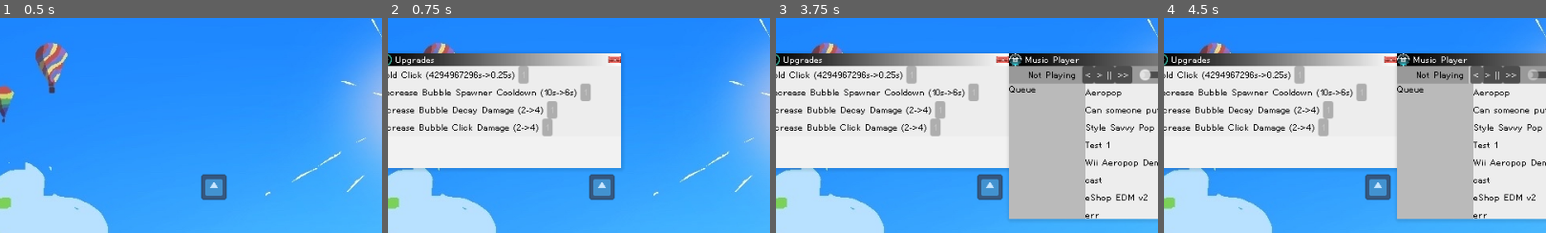
Above: before the commit, frames 1-4 (left to right).
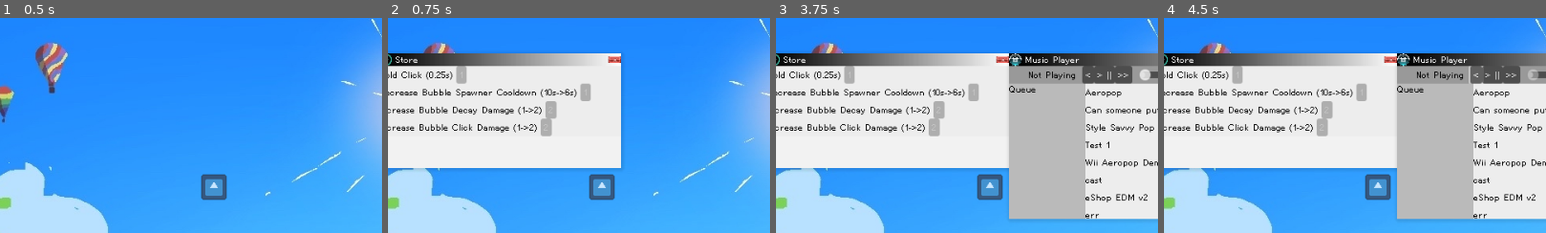
Above: after the commit, the same moments.

Repository: Kipuru/incremental-game
Game: Godot game, scene res://Game/Root/main_game.tscn
Same seed, same stepped clock (60 frames per second), same inputs: the game is played once before the commit and once after it. The engine's default icon, where the game draws it, is replaced by a stand-in: a white triangle on a blue panel in a dark square.
Inputs (mouse positions are % of the whole screen's width and height, from its top left):
- Up to frame 1 (0.5 s): no input
- Up to frame 2 (0.75 s): click (44, 97) at 0.5 s
- Up to frame 3 (3.75 s): click (44, 97) at 1.25 s; click (44, 97) at 2 s; click (56, 97) at 2.75 s; click (50, 97) at 3.5 s
- Up to frame 4 (4.5 s): click "<" at 4.25 s
The pictures show only the part of the screen within x 22-72%, y 11-61%; the shares and areas given below are measured in that part.

Frame 1 is identical in both runs. In frame 2, 1.3% of the frame differs, in the area x 2-45%, y 17-56%; in frame 3, 1.3%; in frame 4, 1.3%.

Commit message:
Flexible purchases (#5)
* Rename upgrade -> store

* Rename dir Lookup-> Data

* New WrappedInteger class

* Update prestige points

* PurchaseableItems

* Update store

* Adjust for new format

Diff:
--- a/Game/Autoloads/click_manager.gd
+++ b/Game/Autoloads/click_manager.gd
@@ -10,17 +10,22 @@
 
 func _ready() -> void:
 	_hold_click_cooldown = _get_hold_click_cooldown_duration()
-	GameState.hold_click_cooldown_tier_updated.connect(func (_value: int):
+	GameState.hold_click_tier.updated.connect(func (_value: int):
 		_hold_click_cooldown = _get_hold_click_cooldown_duration()
-		print(_hold_click_cooldown)
 	)
 
 func _process(delta: float) -> void:
+	# upgrade not purchased yet
+	if _hold_click_cooldown < 0:
+		return
+
+	# click is ready
 	if _hold_click_cooldown == 0.:
 		if _mouse_left_down:
 			_handle_left_hold_click()
 		return
 
+	# tick cooldown
 	_hold_click_cooldown -= delta
 	if _hold_click_cooldown < 0.:
 		_hold_click_cooldown = 0.
@@ -73,9 +78,10 @@
 		_hovered_bubble.handle_mouse_right_click()
 
 func _get_hold_click_cooldown_duration() -> float:
-	var tier = GameState.hold_click_cooldown_tier
-	var lua = UpgradeLookup.hold_click_cooldown_lua
-	return UpgradeLookup.value_lookup(tier, lua)
+	var value = PurchaseableItems.hold_click.value
+	if value == null:
+		return -9999
+	return value
 
 func register_hovered(item):
 	if item is GameWindow:
--- a/Game/Autoloads/debug_helper.gd
+++ b/Game/Autoloads/debug_helper.gd
@@ -52,6 +52,12 @@
 		var value = GameState.get(var_name)
 		if value == null:
 			continue
+
+		if value is WrappedInteger:
+			text += var_name + ":  " + str(value.v)
+			text += "\n"
+			continue
+
 		text += var_name + ":  " + str(value)
 		text += "\n"
 
--- a/Game/Autoloads/game_state.gd
+++ b/Game/Autoloads/game_state.gd
@@ -16,6 +16,7 @@
 var water_fill_ratio := 0.
 var bubble_fill_ratio := 0.
 
+
 # *** currencies ***
 func increase_bubblebucks(amount: int) -> void:
 	_bubblebucks += amount
@@ -33,6 +34,7 @@
 		bubblebucks_updated.emit(value)
 var _total_bubblebucks := 0
 signal bubblebucks_updated(value: int)
+
 
 func increase_icon_guys(amount: int) -> void:
 	_total_icon_guys += amount
@@ -54,40 +56,38 @@
 		icon_guys_updated.emit(value)
 signal icon_guys_updated(value: int)
 
-# *** upgrades ***
-var hold_click_cooldown_tier := 0:
+
+func increase_prestige_points(amount: int) -> void:
+	_total_prestige_points += amount
+	_update_prestige_points()
+func update_used_prestige_points(amount: int) -> void:
+	_used_prestige_points += amount
+	assert(_used_prestige_points <= _total_prestige_points)
+	_update_prestige_points()
+func get_prestige_points() -> int:
+	return _icon_guys
+func _update_prestige_points() -> void:
+	_prestige_points = _total_prestige_points - _used_prestige_points
+
+var _total_prestige_points := 0
+var _used_prestige_points := 0
+var _prestige_points := 0:
 	set(value):
-		hold_click_cooldown_tier = value
-		hold_click_cooldown_tier_updated.emit(value)
-signal hold_click_cooldown_tier_updated(value: int)
+		_prestige_points = value
+		prestige_points_updated.emit(value)
+signal prestige_points_updated(value: int)
 
-var bubble_spawner_cooldown_tier := 0:
-	set(value):
-		bubble_spawner_cooldown_tier = value
-		bubble_spawner_cooldown_tier_updated.emit(value)
-signal bubble_spawner_cooldown_tier_updated(value: int)
-
-var bubble_decay_damage_tier := 0:
-	set(value):
-		bubble_decay_damage_tier = value
-		bubble_decay_damage_tier_updated.emit(value)
-signal bubble_decay_damage_tier_updated(value: int)
-
-var bubble_click_damage_tier := 0:
-	set(value):
-		bubble_click_damage_tier = value
-		bubble_click_damage_tier_updated.emit(value)
-signal bubble_click_damage_tier_updated(value: int)
 
 # *** progression ***
-var prestiege_points := 0:
-	set(value):
-		prestiege_points = value
-		prestiege_points_updated.emit(value)
-signal prestiege_points_updated(value: int)
-
 var stage := 0:
 	set(value):
 		stage = value
 		stage_updated.emit(value)
 signal stage_updated(value: int)
+
+
+# *** purchases ***
+var hold_click_tier := WrappedInteger.new(0)
+var bubble_spawner_cooldown_tier := WrappedInteger.new(0)
+var bubble_decay_damage_tier := WrappedInteger.new(0)
+var bubble_click_damage_tier := WrappedInteger.new(0)
--- /dev/null
+++ b/Game/Data/purchaseable_item.gd
@@ -0,0 +1,117 @@
+class_name PurchaseableItem
+
+const MAX_INT = 9223372036854775807
+enum Currency {BUBBLE_BUCK, ICON_GUY, PRESTIGE}
+
+signal purchased
+signal currency_updated(value: int)
+
+# readonly vars
+# setters do nothing
+var name: String:
+	get():
+		return _name
+	set(value):
+		return
+var currency: Currency:
+	get():
+		return _currency
+	set(value):
+		return
+var unit: String:
+	get():
+		return _unit
+	set(value):
+		return
+var tier: WrappedInteger:
+	get():
+		return _tier
+	set(value):
+		return
+var cost: int:
+	get():
+		if (is_maxed()):
+			return MAX_INT
+		return _costs[_tier.v]
+	set(value):
+		return
+var value: Variant:
+	get():
+		return _values[_tier.v]
+	set(value):
+		return
+var next_value: Variant:
+	get():
+		if (is_maxed()):
+			return null
+		return _values[_tier.v + 1]
+	set(value):
+		return
+
+# private vars
+var _name: String
+var _currency: Currency
+var _unit: String
+var _tier: WrappedInteger
+var _max_tier: int
+var _costs: Array[int]
+var _values: Array[Variant] # first item contains initial value, null if there is none
+
+@warning_ignore("shadowed_variable")
+func _init(
+	name: String, currency: Currency, unit: String, tier: WrappedInteger,
+	costs: Array[int], values: Array[Variant]
+) -> void:
+	assert(costs.size() == values.size() - 1)
+
+	_name = name
+	_currency = currency
+	_unit = unit
+	_tier = tier
+	_max_tier = costs.size()
+	_costs = costs
+	_values = values
+
+	_connect_currency_updated()
+
+func is_maxed() -> bool:
+	return _tier.v == _max_tier
+
+func can_purchase() -> bool:
+	if (is_maxed()):
+		return false
+
+	match _currency:
+		Currency.BUBBLE_BUCK:
+			return GameState.get_bubblebucks() >= cost
+		Currency.ICON_GUY:
+			return GameState.get_icon_guys() >= cost
+		_:
+			return GameState.get_prestige_points() >= cost
+
+func purchase() -> void:
+	assert(can_purchase())
+
+	match _currency:
+		Currency.BUBBLE_BUCK:
+			GameState.decrease_bubblebucks(cost)
+		Currency.ICON_GUY:
+			GameState.increase_occupied_icon_guys(cost)
+		Currency.PRESTIGE:
+			GameState.update_used_prestige_points(cost)
+
+	_tier.v += 1
+
+	purchased.emit()
+
+func _on_currency_updated(amount: int):
+	currency_updated.emit(amount)
+
+func _connect_currency_updated() -> void:
+	match _currency:
+		Currency.BUBBLE_BUCK:
+			GameState.bubblebucks_updated.connect(_on_currency_updated)
+		Currency.ICON_GUY:
+			GameState.icon_guys_updated.connect(_on_currency_updated)
+		Currency.PRESTIGE:
+			GameState.prestige_points_updated.connect(_on_currency_updated)
--- /dev/null
+++ b/Game/Data/purchaseable_items.gd
@@ -0,0 +1,34 @@
+@abstract class_name PurchaseableItems
+
+static var hold_click = PurchaseableItem.new(
+	"Hold Click",
+	PurchaseableItem.Currency.BUBBLE_BUCK,
+	"s",
+	GameState.hold_click_tier,
+	[1],
+	[null, 0.25]
+)
+static var bubble_spawner_cooldown = PurchaseableItem.new(
+	"Decrease Bubble Spawner Cooldown",
+	PurchaseableItem.Currency.BUBBLE_BUCK,
+	"s",
+	GameState.bubble_spawner_cooldown_tier,
+	[1,  2, 3, 4, 5, 6,   7,   8,   9],
+	[10, 6, 4, 2, 1, 0.5, 0.4, 0.3, 0.2, 0.1]
+)
+static var bubble_decay_damage = PurchaseableItem.new(
+	"Increase Bubble Decay Damage",
+	PurchaseableItem.Currency.BUBBLE_BUCK,
+	"",
+	GameState.bubble_decay_damage_tier,
+	[2, 4, 6, 8, 10, 12, 14, 16, 18],
+	[1, 2, 3, 4, 5,  6,  7,  8,  9, 10]
+)
+static var bubble_click_damage = PurchaseableItem.new(
+	"Increase Bubble Click Damage",
+	PurchaseableItem.Currency.BUBBLE_BUCK,
+	"",
+	GameState.bubble_click_damage_tier,
+	[2, 4, 6, 8, 10, 12, 14, 16, 18],
+	[1, 2, 3, 4, 5,  6,  7,  8,  9, 10]
+)
--- /dev/null
+++ b/Game/Data/wrapped_integer.gd
@@ -0,0 +1,13 @@
+# Wrapper class for int so we can store and pass by reference
+# Supports observer pattern for updates
+class_name WrappedInteger
+
+signal updated(value: int)
+
+var v: int:
+	set(value):
+		v = value
+		updated.emit(value)
+
+func _init(x):
+	v = x
--- a/Game/Gameplay/bubble.gd
+++ b/Game/Gameplay/bubble.gd
@@ -40,7 +40,7 @@
 	ClickManager.unregister_hovered(self)
 
 func _on_decay_timer_timeout() -> void:
-	deal_decay_damage()
+	deal_damage(PurchaseableItems.bubble_decay_damage.value)
 
 func _notification(what):
 	if what == NOTIFICATION_PREDELETE:
@@ -48,7 +48,7 @@
 
 func handle_mouse_left_click():
 	handle_mouse_right_click()
-	deal_click_damage()
+	deal_damage(PurchaseableItems.bubble_click_damage.value)
 
 func handle_mouse_right_click():
 	var mouse_pos = get_global_mouse_position()
@@ -62,13 +62,13 @@
 	if collider is not Bubble:
 		return
 
-	hurt(BOUNCE_DAMAGE)
+	deal_damage(BOUNCE_DAMAGE)
 
 func bounce(collision: KinematicCollision2D) -> void:
 	var bounced = velocity.bounce(collision.get_normal())
 	velocity = bounced
 
-func hurt(damage: int):
+func deal_damage(damage: int):
 	health -= damage
 	if health <= 0:
 		handle_pop()
@@ -90,18 +90,6 @@
 
 	queue_free()
 
-func deal_click_damage():
-	var tier = GameState.bubble_click_damage_tier
-	var lua = UpgradeLookup.bubble_click_damage_lua
-	var damage = UpgradeLookup.value_lookup(tier, lua)
-	hurt(damage)
-
-func deal_decay_damage():
-	var tier = GameState.bubble_decay_damage_tier
-	var lua = UpgradeLookup.bubble_decay_damage_lua
-	var damage = UpgradeLookup.value_lookup(tier, lua)
-	hurt(damage)
-
 func shake(magnitude: float) -> void:
 	var duration := 0.1
 	var interval := 0.02
--- a/Game/Gameplay/bubble_spawner.gd
+++ b/Game/Gameplay/bubble_spawner.gd
@@ -34,9 +34,7 @@
 		cooldown = 0.
 
 func _get_cooldown_duration() -> float:
-	var tier = GameState.bubble_spawner_cooldown_tier
-	var lua = UpgradeLookup.bubble_spawner_cooldown_lua
-	return UpgradeLookup.value_lookup(tier, lua)
+	return PurchaseableItems.bubble_spawner_cooldown.value
 
 func handle_mouse_left_click() -> void:
 	if cooldown == 0.:
--- a/Game/Gameplay/water_overlay.gd
+++ b/Game/Gameplay/water_overlay.gd
@@ -46,5 +46,5 @@
 	return float(delta) / EVALUATE_DURATION
 
 func on_fill():
-	GameState.prestiege_points += 1
-	threshold = PrestigeLookup.rate_lookup(GameState.prestiege_points)
+	GameState.increase_prestige_points(1)
+	threshold = PrestigeLookup.rate_lookup(GameState.prestige_points)
--- a/Game/Lookup/upgrade_lookup.gd
+++ /dev/null
@@ -1,71 +0,0 @@
-# Helper class for looking up values for upgrades
-# Lookup arrays (luas) contain subarrays with format: [value, cost]
-@abstract class_name UpgradeLookup
-
-const VALUE_INDEX = 0
-const COST_INDEX = 1
-
-# Safe lookup functions to prevent out of bounds errors
-static func value_lookup(tier: int, lookup_array: Array) -> Variant:
-	if tier < 0:
-		return lookup_array[0][VALUE_INDEX]
-	if tier >= lookup_array.size():
-		var last_index = lookup_array.size() - 1
-		return lookup_array[last_index][VALUE_INDEX]
-	return lookup_array[tier][VALUE_INDEX]
-static func cost_lookup(tier: int, lookup_array: Array) -> Variant:
-	if tier < 0:
-		return lookup_array[0][COST_INDEX]
-	if tier >= lookup_array.size():
-		var last_index = lookup_array.size() - 1
-		return lookup_array[last_index][COST_INDEX]
-	return lookup_array[tier][COST_INDEX]
-
-static var hold_click_cooldown_name = "Hold Click"
-static var hold_click_cooldown_unit = "s"
-static var hold_click_cooldown_lua = [
-	[2**32, 1],
-	[0.25, 2]
-]
-static var bubble_spawner_cooldown_name = "Decrease Bubble Spawner Cooldown"
-static var bubble_spawner_cooldown_unit = "s"
-static var bubble_spawner_cooldown_lua = [
-	[10, 1],
-	[6, 2],
-	[4, 3],
-	[2, 4],
-	[1, 5],
-	[0.5, 6],
-	[0.4, 7],
-	[0.3, 8],
-	[0.2, 9],
-	[0.1, 10],
-]
-static var bubble_decay_damage_name = "Increase Bubble Decay Damage"
-static var bubble_decay_damage_unit = ""
-static var bubble_decay_damage_lua = [
-	[2, 1],
-	[4, 2],
-	[6, 3],
-	[8, 4],
-	[10, 5],
-	[12, 6],
-	[14, 7],
-	[16, 8],
-	[18, 9],
-	[20, 10]
-]
-static var bubble_click_damage_name = "Increase Bubble Click Damage"
-static var bubble_click_damage_unit = ""
-static var bubble_click_damage_lua = [
-	[2, 1],
-	[4, 2],
-	[6, 3],
-	[8, 4],
-	[10, 5],
-	[12, 6],
-	[14, 7],
-	[16, 8],
-	[18, 9],
-	[20, 10]
-]
--- a/Game/Root/main_game.tscn
+++ b/Game/Root/main_game.tscn
@@ -62,7 +62,7 @@
 wait_time = 0.25
 
 [node name="Taskbar" parent="Underlay" node_paths=PackedStringArray("upgrades_window", "music_window") instance=ExtResource("6_nqh8o")]
-upgrades_window = NodePath("../../Windows/UpgradesWindow")
+upgrades_window = NodePath("../../Windows/StoreWindow")
 music_window = NodePath("../../Windows/MusicPlayerWindow")
 
 [node name="Bubbles" type="Node2D" parent="."]
@@ -93,11 +93,11 @@
 
 [node name="Windows" type="Node2D" parent="."]
 
-[node name="UpgradesWindow" parent="Windows" instance=ExtResource("5_ruc4l")]
+[node name="StoreWindow" parent="Windows" instance=ExtResource("5_ruc4l")]
 visible = false
 position = Vector2(-280, -168)
 window_icon = "uid://dv0l1mpllt0un"
-title = "Upgrades"
+title = "Store"
 scene_to_load = "uid://b5xi2ilu6u1g6"
 initial_size = Vector2(304, 128)
 minimum_size = Vector2(304, 128)
--- /dev/null
+++ b/Game/UI/Store/store_interface.gd
@@ -0,0 +1,31 @@
+extends PanelContainer
+
+const store_item_scene: PackedScene = preload("uid://1vu12efbt1f1")
+@onready var container: Control = %StoreItems
+
+func _ready() -> void:
+	add_items()
+
+func create_store_item() -> StoreItem:
+	var instance = store_item_scene.instantiate()
+	assert(instance is StoreItem)
+	return instance
+
+func add_items() -> void:
+	var item: StoreItem
+
+	item = create_store_item()
+	item.init(PurchaseableItems.hold_click)
+	container.add_child(item)
+
+	item = create_store_item()
+	item.init(PurchaseableItems.bubble_spawner_cooldown)
+	container.add_child(item)
+
+	item = create_store_item()
+	item.init(PurchaseableItems.bubble_decay_damage)
+	container.add_child(item)
+
+	item = create_store_item()
+	item.init(PurchaseableItems.bubble_click_damage)
+	container.add_child(item)
--- /dev/null
+++ b/Game/UI/Store/store_interface.tscn
@@ -0,0 +1,21 @@
+[gd_scene load_steps=4 format=3 uid="uid://b5xi2ilu6u1g6"]
+
+[ext_resource type="Theme" uid="uid://cypdfrldw1wws" path="res://Themes/music_interface_theme.tres" id="1_11m13"]
+[ext_resource type="Script" uid="uid://by7pv62rv5ixb" path="res://Game/UI/Store/store_interface.gd" id="2_l8eww"]
+
+[sub_resource type="StyleBoxFlat" id="StyleBoxFlat_t5fco"]
+bg_color = Color(0.95, 0.95, 0.95, 1)
+
+[node name="StoreInterface" type="PanelContainer"]
+anchors_preset = 15
+anchor_right = 1.0
+anchor_bottom = 1.0
+grow_horizontal = 2
+grow_vertical = 2
+theme = ExtResource("1_11m13")
+theme_override_styles/panel = SubResource("StyleBoxFlat_t5fco")
+script = ExtResource("2_l8eww")
+
+[node name="StoreItems" type="VBoxContainer" parent="."]
+unique_name_in_owner = true
+layout_mode = 2
--- /dev/null
+++ b/Game/UI/Store/store_item.gd
@@ -0,0 +1,55 @@
+class_name StoreItem extends PanelContainer
+
+const MAX_TEXT = "MAX"
+
+@export var _name_label: Label
+@export var _buy_button: Button
+
+var _item: PurchaseableItem
+
+func _ready() -> void:
+	assert(_name_label)
+	assert(_buy_button)
+
+# call this to properly set up the node
+func init(item: PurchaseableItem):
+	_item = item
+
+	item.currency_updated.connect(on_currency_updated)
+	item.tier.updated.connect(on_tier_updated)
+
+	on_currency_updated()
+	on_tier_updated()
+
+func _on_buy_pressed() -> void:
+	_item.purchase()
+
+func on_currency_updated(_amount: int = 0):
+	if _item.is_maxed():
+		return
+
+	_buy_button.disabled = not _item.can_purchase()
+
+func on_tier_updated(_tier: int = 0):
+	if _item.is_maxed():
+		_buy_button.text = str(MAX_TEXT)
+		_buy_button.disabled = true
+		return
+
+	var before_value = _item.value
+	var after_value = _item.next_value
+	var before_null = before_value == null
+	var after_null = after_value == null
+
+	_name_label.text = _item.name
+	if not (before_null and after_null):
+		_name_label.text += " ("
+	if not before_null:
+		_name_label.text += str(before_value) + _item.unit
+		_name_label.text += "->"
+	if not after_null:
+		_name_label.text += str(after_value) + _item.unit
+	if not (before_null and after_null):
+		_name_label.text += ")"
+
+	_buy_button.text = str(_item.cost)
--- a/Game/UI/Upgrade/upgrade_item.tscn
+++ b/Game/UI/Store/store_item.tscn
@@ -1,12 +1,12 @@
 [gd_scene load_steps=4 format=3 uid="uid://1vu12efbt1f1"]
 
 [ext_resource type="Theme" uid="uid://cypdfrldw1wws" path="res://Themes/music_interface_theme.tres" id="1_jxyi2"]
-[ext_resource type="Script" uid="uid://b4ewdkq3snl35" path="res://Game/UI/Upgrade/upgrade_item.gd" id="2_bo3q1"]
+[ext_resource type="Script" uid="uid://b4ewdkq3snl35" path="res://Game/UI/Store/store_item.gd" id="2_bo3q1"]
 
 [sub_resource type="StyleBoxFlat" id="StyleBoxFlat_4difg"]
 bg_color = Color(0.93, 0.93, 0.93, 1)
 
-[node name="UpgradeItem" type="PanelContainer" node_paths=PackedStringArray("_name_label", "_buy_button")]
+[node name="StoreItem" type="PanelContainer" node_paths=PackedStringArray("_name_label", "_buy_button")]
 offset_right = 45.0
 offset_bottom = 22.0
 theme = ExtResource("1_jxyi2")
--- a/Game/UI/Upgrade/upgrade_interface.gd
+++ /dev/null
@@ -1,59 +0,0 @@
-extends PanelContainer
-
-const upgrade_item_scene: PackedScene = preload("uid://1vu12efbt1f1")
-@onready var container: Control = %UpgradeItems
-
-func _ready() -> void:
-	add_items()
-
-func create_upgrade_item() -> UpgradeItem:
-	var instance = upgrade_item_scene.instantiate()
-	assert(instance is UpgradeItem)
-	return instance
-
-func add_items() -> void:
-	var item: UpgradeItem
-
-	item = create_upgrade_item()
-	item.upgrade_name = UpgradeLookup.hold_click_cooldown_name
-	item.unit = UpgradeLookup.hold_click_cooldown_unit
-	item.lookup_array = UpgradeLookup.hold_click_cooldown_lua
-	item.increment_tier = func():
-		GameState.hold_click_cooldown_tier += 1
-	item.init(GameState.hold_click_cooldown_tier)
-	GameState.bubblebucks_updated.connect(item.on_bubblebucks_updated)
-	GameState.hold_click_cooldown_tier_updated.connect(item.on_tier_updated)
-	container.add_child(item)
-
-	item = create_upgrade_item()
-	item.upgrade_name = UpgradeLookup.bubble_spawner_cooldown_name
-	item.unit = UpgradeLookup.bubble_spawner_cooldown_unit
-	item.lookup_array = UpgradeLookup.bubble_spawner_cooldown_lua
-	item.increment_tier = func():
-		GameState.bubble_spawner_cooldown_tier += 1
-	item.init(GameState.bubble_spawner_cooldown_tier)
-	GameState.bubblebucks_updated.connect(item.on_bubblebucks_updated)
-	GameState.bubble_spawner_cooldown_tier_updated.connect(item.on_tier_updated)
-	container.add_child(item)
-
-	item = create_upgrade_item()
-	item.upgrade_name = UpgradeLookup.bubble_decay_damage_name
-	item.unit = UpgradeLookup.bubble_decay_damage_unit
-	item.lookup_array = UpgradeLookup.bubble_decay_damage_lua
-	item.increment_tier = func():
-		GameState.bubble_decay_damage_tier += 1
-	item.init(GameState.bubble_decay_damage_tier)
-	GameState.bubblebucks_updated.connect(item.on_bubblebucks_updated)
-	GameState.bubble_decay_damage_tier_updated.connect(item.on_tier_updated)
-	container.add_child(item)
-
-	item = create_upgrade_item()
-	item.upgrade_name = UpgradeLookup.bubble_click_damage_name
-	item.unit = UpgradeLookup.bubble_click_damage_unit
-	item.lookup_array = UpgradeLookup.bubble_click_damage_lua
-	item.increment_tier = func():
-		GameState.bubble_click_damage_tier += 1
-	GameState.bubblebucks_updated.connect(item.on_bubblebucks_updated)
-	GameState.bubble_click_damage_tier_updated.connect(item.on_tier_updated)
-	item.init(GameState.bubble_click_damage_tier)
-	container.add_child(item)
--- a/Game/UI/Upgrade/upgrade_interface.tscn
+++ /dev/null
@@ -1,21 +0,0 @@
-[gd_scene load_steps=4 format=3 uid="uid://b5xi2ilu6u1g6"]
-
-[ext_resource type="Theme" uid="uid://cypdfrldw1wws" path="res://Themes/music_interface_theme.tres" id="1_iwe4s"]
-[ext_resource type="Script" uid="uid://by7pv62rv5ixb" path="res://Game/UI/Upgrade/upgrade_interface.gd" id="2_t5fco"]
-
-[sub_resource type="StyleBoxFlat" id="StyleBoxFlat_t5fco"]
-bg_color = Color(0.95, 0.95, 0.95, 1)
-
-[node name="UpgradeInterface" type="PanelContainer"]
-anchors_preset = 15
-anchor_right = 1.0
-anchor_bottom = 1.0
-grow_horizontal = 2
-grow_vertical = 2
-theme = ExtResource("1_iwe4s")
-theme_override_styles/panel = SubResource("StyleBoxFlat_t5fco")
-script = ExtResource("2_t5fco")
-
-[node name="UpgradeItems" type="VBoxContainer" parent="."]
-unique_name_in_owner = true
-layout_mode = 2
--- a/Game/UI/Upgrade/upgrade_item.gd
+++ /dev/null
@@ -1,48 +0,0 @@
-class_name UpgradeItem extends PanelContainer
-
-const MAX_TEXT = "MAX"
-
-@export var _name_label: Label
-@export var _buy_button: Button
-
-var upgrade_name: String
-var unit: String
-var lookup_array: Array
-var increment_tier: Callable
-var _cost: int
-
-func _ready() -> void:
-	assert(_name_label)
-	assert(_buy_button)
-
-func _on_buy_pressed() -> void:
-	GameState.decrease_bubblebucks(_cost)
-	increment_tier.call()
-
-# call this to properly set up the node
-func init(current_tier: int):
-	assert(upgrade_name)
-	assert(unit != null)
-	assert(lookup_array)
-	assert(increment_tier)
-
-	on_tier_updated(current_tier)
-	on_bubblebucks_updated(GameState.get_bubblebucks())
-
-func on_bubblebucks_updated(bubblebucks: int):
-	if _buy_button.text == MAX_TEXT:
-		return
-
-	_buy_button.disabled = bubblebucks < _cost
-
-func on_tier_updated(tier: int):
-	if (tier >= lookup_array.size() - 1):
-		_buy_button.text = str(MAX_TEXT)
-		_buy_button.disabled = true
-		return
-
-	var before_value = UpgradeLookup.value_lookup(tier, lookup_array)
-	var after_value = UpgradeLookup.value_lookup(tier + 1, lookup_array)
-	_name_label.text = upgrade_name + " (" + str(before_value) + unit + "->" + str(after_value) + unit + ")"
-	_cost = UpgradeLookup.cost_lookup(tier, lookup_array)
-	_buy_button.text = str(_cost)
--- a/Game/UI/stats_display.gd
+++ b/Game/UI/stats_display.gd
@@ -13,7 +13,7 @@
 
 	GameState.bubblebucks_updated.connect(on_bubblebucks_updated)
 	GameState.icon_guys_updated.connect(on_icon_guys_updated)
-	GameState.prestiege_points_updated.connect(on_prestige_points_updated)
+	GameState.prestige_points_updated.connect(on_prestige_points_updated)
 	GameState.bb_collection_rate_updated.connect(on_bb_collection_rate_updated)
 
 func on_bubblebucks_updated(value: int):
Renamed: Game/Lookup/prestige_lookup.gd -> Game/Data/prestige_lookup.gd
Renamed: Game/Lookup/prestige_lookup.gd.uid -> Game/Data/prestige_lookup.gd.uid
Not shown, added: Game/Data/purchaseable_item.gd.uid
Not shown, added: Game/Data/purchaseable_items.gd.uid
Not shown, added: Game/Data/wrapped_integer.gd.uid
Not shown, removed: Game/Lookup/upgrade_lookup.gd.uid
Renamed: Game/UI/Upgrade/upgrade_interface.gd.uid -> Game/UI/Store/store_interface.gd.uid
Renamed: Game/UI/Upgrade/upgrade_item.gd.uid -> Game/UI/Store/store_item.gd.uid
